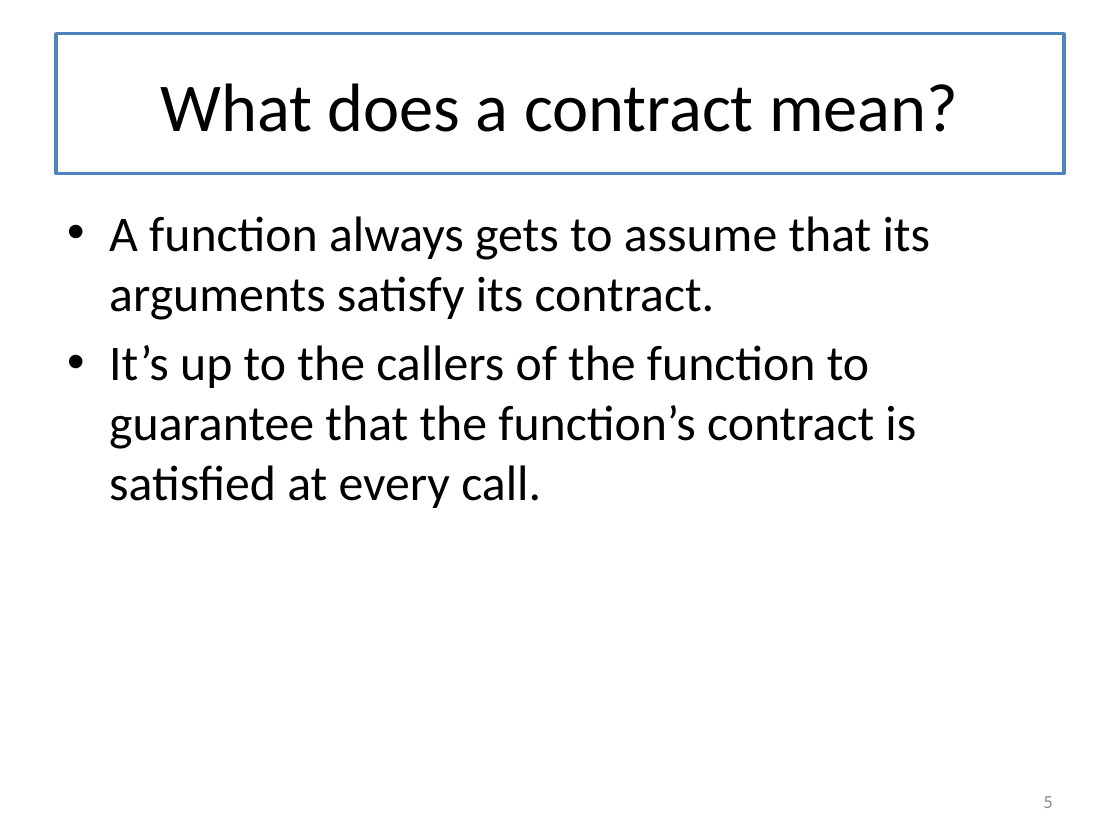
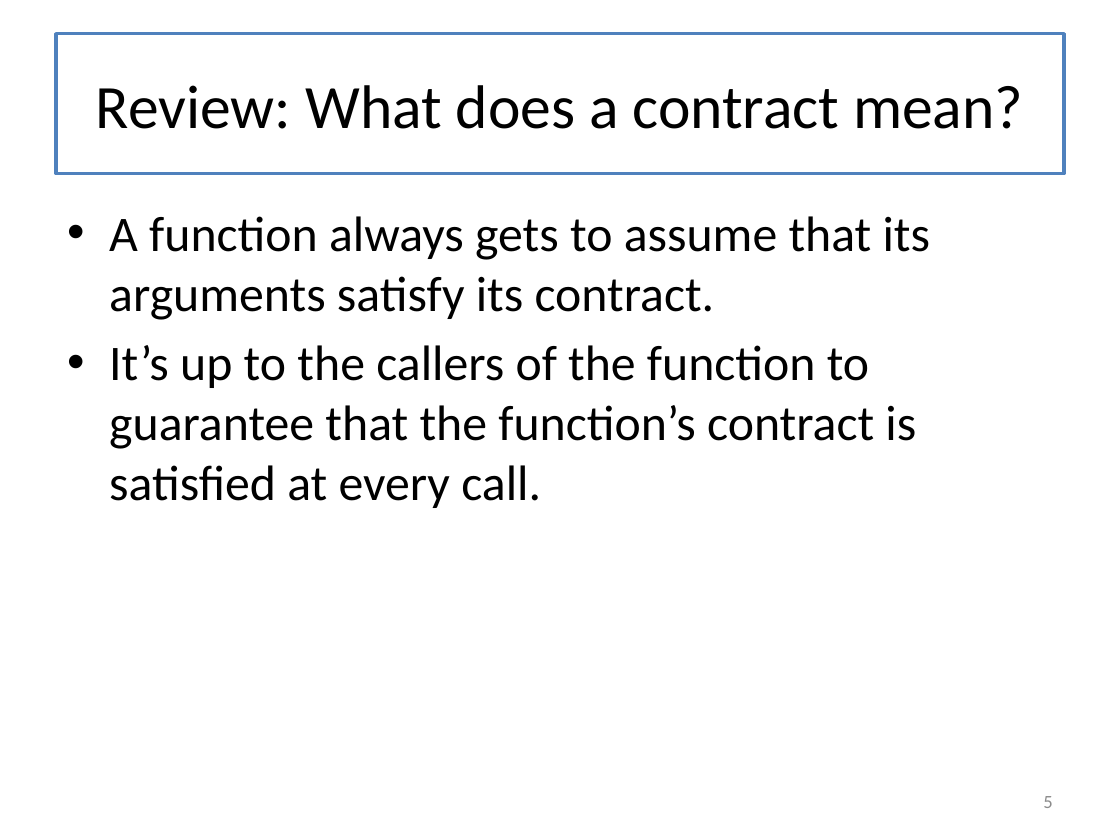
Before and after one commit to mwand/cs5010f17, a slide deck: slide 5 of Slides/Lesson 7.1-7.3 Invariants Combined.pptx. Drawn at 1120x840 pixels with LibreOffice and Linux fonts; fonts in the diff are those of the drawing. Boxes give left, top, right and bottom in pixels: in the first picture for what was removed or moved away, otherwise in the second. Text is boxed around its words. In the diff, an @@ line names an element or a change of style, - is before the commit and + after.

```diff
--- a/Slides/Lesson 7.1-7.3 Invariants Combined.pptx
+++ b/Slides/Lesson 7.1-7.3 Invariants Combined.pptx
@@ title at [96, 85, 1023, 129]: text changed; size 44 to 39.6 pt @@
-What does a contract mean?
+Review: What does a contract mean?
```
Also in this commit, not shown: 2 other slides changed, 7 slides added.
